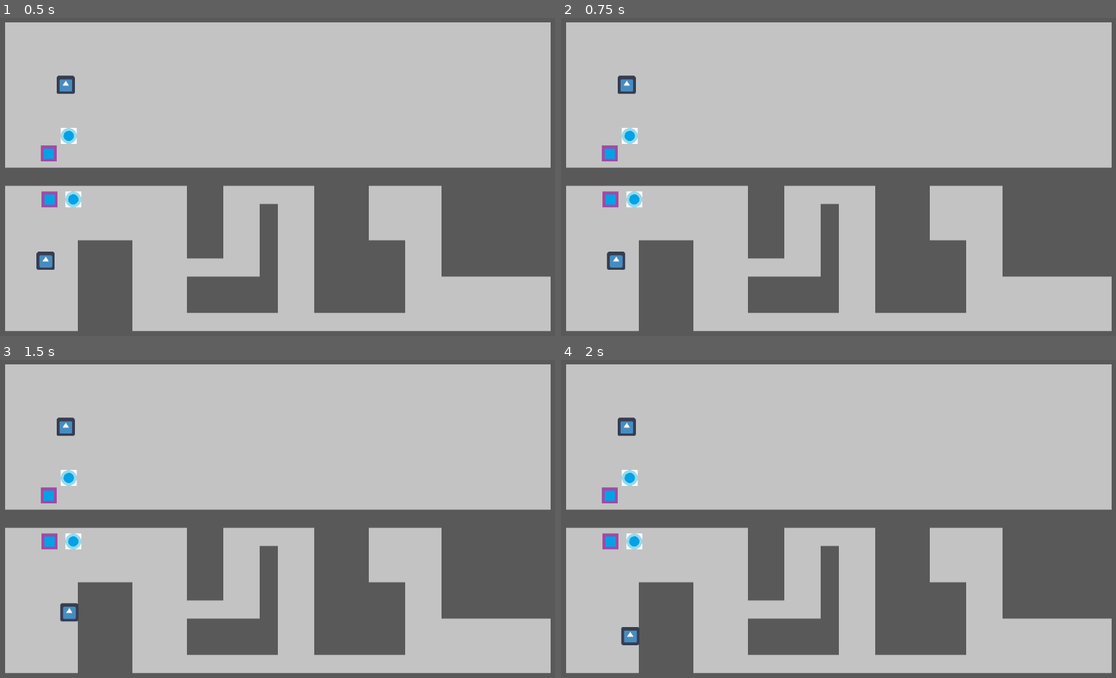
Above: before the commit, frames 1-4 (two rows, left to right).
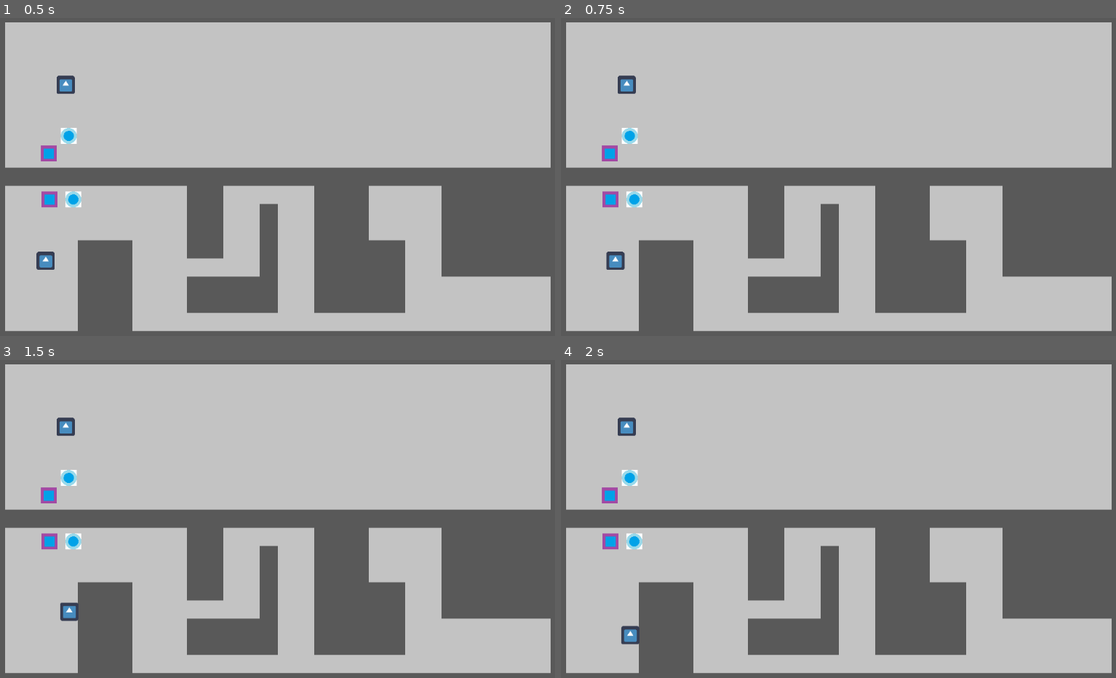
Above: after the commit, the same moments.

Repository: mio991/GMTK-2021
Game: Godot game, scene res://test.tscn
The game is run twice, just before and just after one commit, with the same random seed, the same clock (stepped at 60 frames per second) and the same inputs. The engine's default icon, where the game draws it, is replaced by a stand-in: a white triangle on a blue panel in a dark square. Sound files missing from this copy of the repository are replaced by a short silence.
Inputs:
- Up to frame 1 (0.5 s): no input
- Up to frame 2 (0.75 s): tap Enter at 0.5 s; hold D (move_right) from 0.53 s (still down); tap F (interact) at 0.6 s
- Up to frame 3 (1.5 s): tap E (pickup) at 0.8, 1.35 s; release D (move_right) at 1.28 s; hold S (move_down) from 1.28 s (still down)
- Up to frame 4 (2 s): keep holding S (move_down); tap F (interact) at 1.55 s

Frame 1 is identical in both runs. In frame 2, less than 0.1% of the frame differs, in the area x 8-12%, y 73-80%; in frame 3, less than 0.1%, in the area x 10-15%, y 76-83%; in frame 4, less than 0.1%.
Error before the commit: Parse Error: The identifier "KinematicBody2d" isn't a valid type (not a script or class), or couldn't be found on base "self". (res://Scripts/LinkManager.gd:10)

Commit message:
improved carrying and linkage

Diff:
--- a/Prefabs/Ball.tscn
+++ b/Prefabs/Ball.tscn
@@ -1,12 +1,18 @@
-[gd_scene load_steps=3 format=2]
+[gd_scene load_steps=4 format=2]
 
 [ext_resource path="res://Assets/ball.png" type="Texture" id=1]
+
+[sub_resource type="PhysicsMaterial" id=2]
+friction = 4.0
+rough = true
 
 [sub_resource type="CircleShape2D" id=1]
 radius = 14.0
 
-[node name="Ball" type="KinematicBody2D"]
+[node name="Ball" type="RigidBody2D"]
 collision_layer = 19
+mode = 2
+physics_material_override = SubResource( 2 )
 
 [node name="ball" type="Sprite" parent="."]
 texture = ExtResource( 1 )
--- a/Prefabs/Character/Character.tscn
+++ b/Prefabs/Character/Character.tscn
@@ -2,11 +2,12 @@
 
 [ext_resource path="res://Assets/icon.png" type="Texture" id=1]
 [ext_resource path="res://Scripts/Character/Character.gd" type="Script" id=2]
+[ext_resource path="res://Prefabs/Character/HandSlot.tscn" type="PackedScene" id=3]
 
 [sub_resource type="CircleShape2D" id=1]
 radius = 15.0
 
-[sub_resource type="Animation" id=4]
+[sub_resource type="Animation" id=2]
 resource_name = "Fade_In"
 length = 5.0
 tracks/0/type = "bezier"
@@ -48,9 +49,6 @@
 } ]
 }
 
-[sub_resource type="CircleShape2D" id=5]
-radius = 24.0
-
 [node name="Character" type="KinematicBody2D"]
 collision_layer = 9
 script = ExtResource( 2 )
@@ -67,13 +65,13 @@
 volume_db = -80.0
 
 [node name="AnimationPlayer" type="AnimationPlayer" parent="."]
-anims/Fade_In = SubResource( 4 )
+anims/Fade_In = SubResource( 2 )
 anims/Fade_Out = SubResource( 3 )
 
-[node name="PickArea" type="Area2D" parent="."]
-collision_layer = 0
-collision_mask = 16
+[node name="PickArea" parent="." instance=ExtResource( 3 )]
+pin_joint = NodePath("../PinJoint2D")
 
-[node name="CollisionShape2D" type="CollisionShape2D" parent="PickArea"]
-visible = false
-shape = SubResource( 5 )
+[node name="PinJoint2D" type="PinJoint2D" parent="."]
+node_a = NodePath("..")
+bias = 0.5
+softness = 1.0
--- /dev/null
+++ b/Prefabs/Character/HandSlot.tscn
@@ -0,0 +1,15 @@
+[gd_scene load_steps=3 format=2]
+
+[ext_resource path="res://Scripts/Character/HandSlot.gd" type="Script" id=1]
+
+[sub_resource type="CircleShape2D" id=1]
+radius = 24.0
+
+[node name="PickArea" type="Area2D"]
+collision_layer = 0
+collision_mask = 16
+script = ExtResource( 1 )
+
+[node name="CollisionShape2D" type="CollisionShape2D" parent="."]
+visible = false
+shape = SubResource( 1 )
--- a/Scripts/Character/Character.gd
+++ b/Scripts/Character/Character.gd
@@ -1,91 +1,67 @@
 extends KinematicBody2D
 
-class Pickup:
-	var node: KinematicBody2D
-	var og_parent:Node
-	var og_collision_layers: int
-	var og_collision_mask:int
+enum ViewDirection {
+	Unknow = 0,
+	Right = 1,
+	Up = 2
+	RightUp = 3,
+	Left = 4,
+	LeftUp = 6,
+	Down = 8,
+	RightDown = 9,
+	LeftDown = 12
+}
 
-	func _init(node:KinematicBody2D, par:Node, coll:int, mask:int):
-		self.node = node
-		self.og_parent = par
-		self.og_collision_layers = coll
-		self.og_collision_mask = mask
+func get_direction_vector():
+	var res = Vector2(0,0)
+	if self.direction & ViewDirection.Right:
+		res.x = 1
+	elif self.direction & ViewDirection.Left:
+		res.x = -1
+	if self.direction & ViewDirection.Up:
+		res.y = -1
+	elif self.direction & ViewDirection.Down:
+		res.y = 1
 
+	return res.clamped(1)
 
-export(float) var speed = 500
+export(float) var max_speed = 5000
 export(AudioStream) var character_music
 
 onready var music_player:AudioStreamPlayer = self.get_node("AudioStreamPlayer")
 onready var animation_player:AnimationPlayer = self.get_node("AnimationPlayer")
 
-onready var pick_area:Area2D = self.get_node("PickArea")
-
-var held: Pickup
-
-var move:Vector2 = Vector2(0,-1)
+var direction = ViewDirection.Right
+var is_moving = false
 
 func _ready():
 	self.music_player.stream = self.character_music
 
+func _process(_delta):
+	var view_direction = ViewDirection.Unknow
+	if Input.is_action_pressed("move_right"):
+		view_direction += ViewDirection.Right
+	elif Input.is_action_pressed("move_left"):
+		view_direction += ViewDirection.Left
+	if Input.is_action_pressed("move_up"):
+		view_direction += ViewDirection.Up
+	elif Input.is_action_pressed("move_down"):
+		view_direction += ViewDirection.Down
+
+	if(view_direction != ViewDirection.Unknow):
+		self.direction = view_direction
+
+	is_moving = view_direction != ViewDirection.Unknow
+
 # Called every frame. 'delta' is the elapsed time since the previous frame.
 func _physics_process(delta):
-	var direction = Vector2(0,0)
-	if Input.is_action_pressed("move_right"):
-		direction += Vector2(1,0)
-	if Input.is_action_pressed("move_left"):
-		direction += Vector2(-1,0)
-	if Input.is_action_pressed("move_up"):
-		direction += Vector2(0,-1)
-	if Input.is_action_pressed("move_down"):
-		direction += Vector2(0,1)
-
-	direction = direction.clamped(1)
-
-	if direction.length() != 0:
-		self.move = direction
-
-	self.move_and_slide(direction * self.speed * delta)
-
-
-func _input(event):
-	if event.is_action_released("pickup"):
-		if self.held != null:
-			self.drop()
-			return
-
-		var pickables = self.pick_area.get_overlapping_bodies()
-		print_debug(pickables)
-		if !pickables.empty():
-			self.pickup(pickables.front())
-
-
-func pickup(obj:KinematicBody2D):
-	self.held = Pickup.new(obj, obj.get_parent(), obj.collision_layer, obj.collision_mask)
-	self.held.og_parent.remove_child(obj)
-	self.add_child(obj)
-	self.move_child(obj, 0)
-
-	obj.collision_layer = 0
-	obj.collision_mask = 0
-	obj.set_position(Vector2(12,12))
-
-func drop():
-	self.held.node.set_position(move * 36)
-	var transform = self.held.node.get_global_transform()
-
-	self.remove_child(self.held.node)
-	self.held.og_parent.add_child(self.held.node)
-
-	self.held.node.set_global_transform(transform)
-	self.held.node.collision_layer = self.held.og_collision_layers
-	self.held.node.collision_mask = self.held.og_collision_mask
-
-	self.held = null
+	if is_moving:
+		self.move_and_slide(self.get_direction_vector() * self.max_speed * delta)
 
 func start_charater_music(position:float):
 	self.music_player.play(position)
 	self.animation_player.play("Fade_In")
+	pass
 
 func stop_charater_music():
 	self.animation_player.play("Fade_Out")
--- /dev/null
+++ b/Scripts/Character/HandSlot.gd
@@ -0,0 +1,14 @@
+extends Area2D
+
+export(NodePath) var pin_joint
+
+onready var pin:PinJoint2D = get_node(pin_joint)
+
+func _input(event):
+	if event.is_action_released("pickup"):
+		if !pin.node_b.is_empty():
+			pin.node_b = ""
+		else:
+			var obj:Node = get_overlapping_bodies().pop_front()
+			if obj != null:
+				pin.node_b = obj.get_path()
--- a/Scripts/LinkManager.gd
+++ /dev/null
@@ -1,18 +0,0 @@
-extends Node
-
-var movment_links = Array()
-
-func _ready():
-	self.set_physics_process(true)
-
-func _physics_process(delta):
-	for link in movment_links:
-		var body_1:KinematicBody2d = link[0]
-		var body_2:KinematicBody2d = link[1]
-		var vel = (body_1.linear_velocity + body_2.linear_velocity) / 2
-		body_1.apply_central_impulse(vel - body_1.linear_velocity)
-		body_2.apply_central_impulse(vel - body_2.linear_velocity)
-
-		var rot = (body_1.angular_velocity + body_2.angular_velocity) / 2
-		body_1.apply_torque_impulse(rot - body_1.angular_velocity)
-		body_2.apply_torque_impulse(rot - body_2.angular_velocity)
--- a/Scripts/Linker.gd
+++ b/Scripts/Linker.gd
@@ -18,6 +18,7 @@
 	var body_2:Node = get_connectable_body(connector_2)
 
 	if body_1 != null and body_2 != null:
+		print_debug(body_1, body_2)
 		self.emit_signal("link_or_unlink", body_1, body_2)
 
 func get_connectable_body(area:Area2D):
--- a/Scripts/MovmentLinker.gd
+++ b/Scripts/MovmentLinker.gd
@@ -1,17 +1,18 @@
 extends Node
 
-onready var link_manager = self.get_node("/root/LinkManager")
-
-func _on_link_or_unlink(body_1:RigidBody2D, body_2:RigidBody2D):
-		# if link exist remove it and early return
-	for link in link_manager.movment_links:
-		if (link[0] == body_1 and link[1] == body_2) or (link[0] == body_2 and link[1] == body_1):
-			link_manager.movment_links.erase(link)
-			return
-
-	link_manager.movment_links.append([
-		body_1,
-		body_2
-	])
-
-	print_debug(link_manager.movment_links)
+func _on_link_or_unlink(body_1, body_2):
+	print_debug(body_1, body_2)
+	for link in get_children():
+		if link is PinJoint2D and (
+			(link.node_a == body_1.get_path() and link.node_b == body_2.get_path()) or
+			(link.node_a == body_2.get_path() and link.node_b == body_1.get_path())
+			):
+				remove_child(link)
+				return
+	var link = PinJoint2D.new()
+	link.node_a = body_1.get_path()
+	link.node_b = body_2.get_path()
+	link.bias = 0.5
+	link.softness = 1
+	add_child(link)
+	pass
--- a/project.godot
+++ b/project.godot
@@ -17,7 +17,6 @@
 [autoload]
 
 Globals="*res://Scripts/Globals.gd"
-LinkManager="*res://Scripts/LinkManager.gd"
 
 [input]
 
--- a/test.tscn
+++ b/test.tscn
@@ -66,12 +66,10 @@
 
 [node name="Character1" parent="CharacterSwitcher" instance=ExtResource( 3 )]
 position = Vector2( 103.412, 452.417 )
-speed = 5000.0
 character_music = ExtResource( 9 )
 
 [node name="Character2" parent="CharacterSwitcher" instance=ExtResource( 3 )]
 position = Vector2( 138.69, 142.476 )
-speed = 5000.0
 character_music = ExtResource( 10 )
 
 [node name="RigidBody2D" parent="." instance=ExtResource( 7 )]
